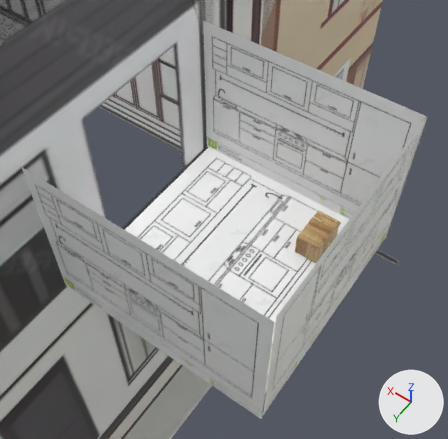
Before and after pictures for a commit that changed the Blender file public/models/blend/street.blend.
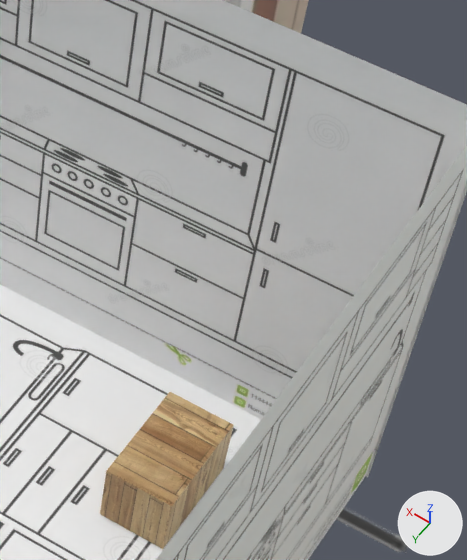
Old and new are each drawn from a camera (50 mm lens) standing at (-0.1938, -0.1225, 0.3088) and looking at (-0.0612, -0.308, 0.0173) and again close up on the part from 58% to 94% of the width and 18% to 61% of the height. The axes (+X, +Y, +Z) are drawn at lower right. The lights are the same throughout. The first two pictures are the older version.

Names of what the first close-up shows: 'apartment_background', 'apartment_background.002', 'apartment_background.004', 'chest', 'house', 'street_foreground'.
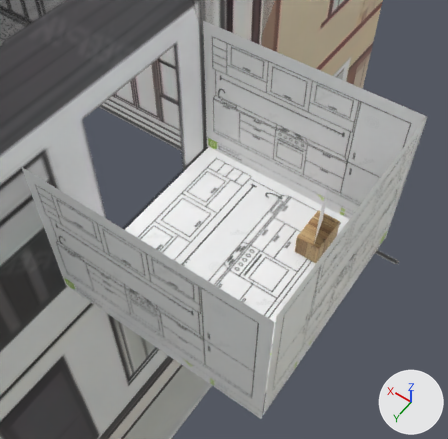
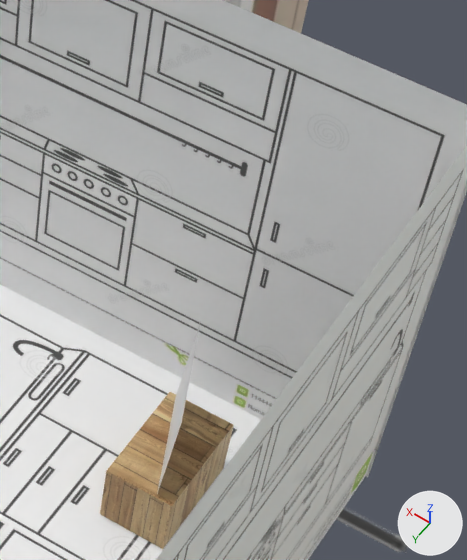
What changed in the scene script:
```text
Add mat_tvblank:
    mat_tvblank = principled_material('tvblank')
    mat_tvblank.base_color = (0.8, 0.8, 0.8)  # white #e7e7e7
Add me_plane:
    me_plane.from_pydata([(-1.0, -1.0, 0.0), (1.0, -1.0, 0.0), (-1.0, 1.0, 0.0), (1.0, 1.0, 0.0)], [], [(0, 1, 3, 2)])
    me_plane.materials.append(mat_tvblank)  # white #e7e7e7
Add ob_tvscreen:
    ob_tvscreen = bpy.data.objects.new('TVScreen', me_plane)
    ob_tvscreen.location = (-0.1074, -0.3428, 0.0184)
    ob_tvscreen.rotation_euler = (-1.493, -0.0194, -1.191)  # degrees (-86, -1.1, -68)
    ob_tvscreen.scale = (0.0131, 0.0131, 0.0131)
```

What differs and where, as boxes (x1, y1, x2, y2) in the close-ups (467 x 560 px):
'TVScreen', added: after (157, 321, 201, 494)
